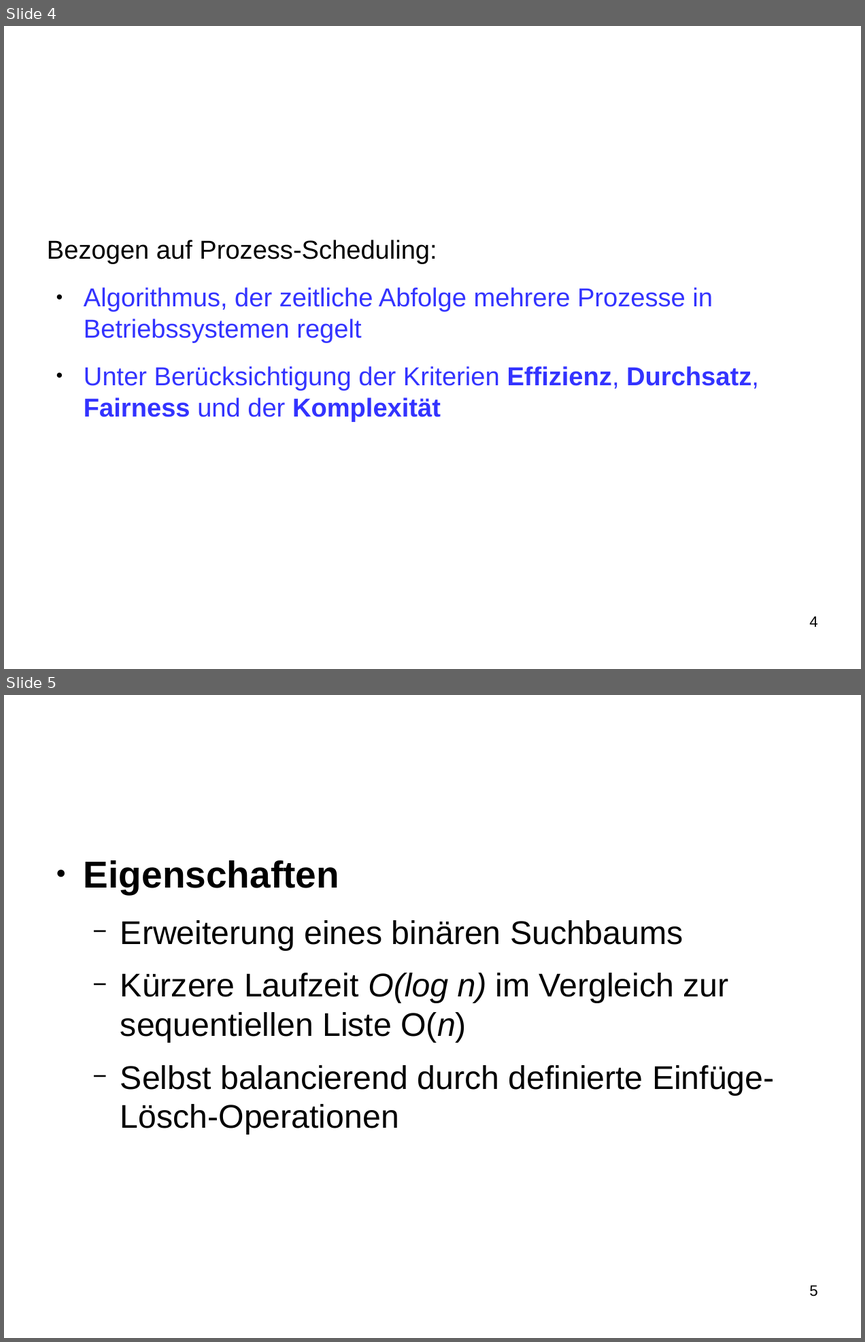
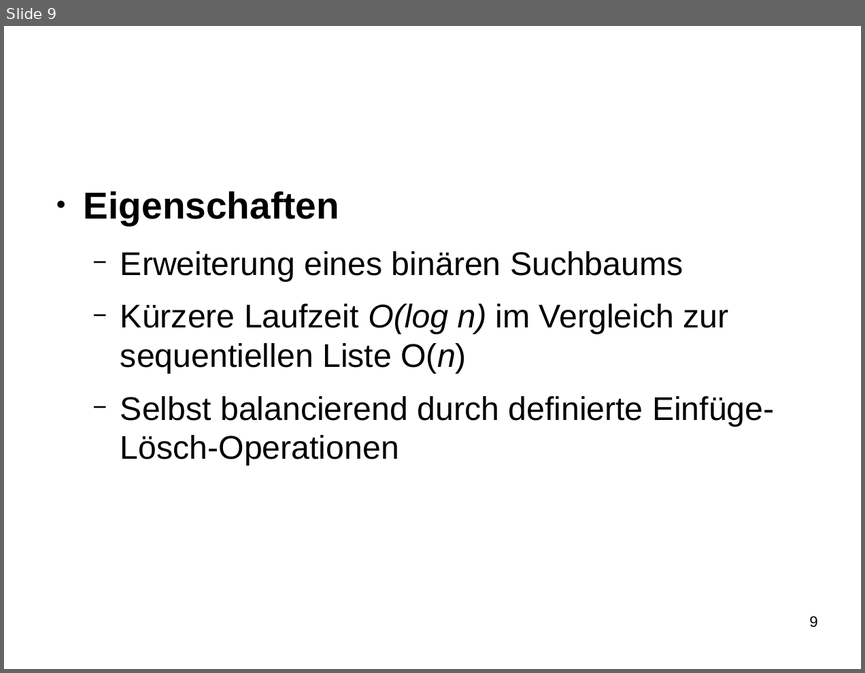
Before and after one commit to SeminararbeitCFS/main, a slide deck: vortrag/vortrag_CFS.odp. Shown one above the other, each under a label of ours: slides 4 and 5 before the commit, slide 9 after it. The pictures are 865x1342 and 865x673 pixels, drawn with LibreOffice and Linux fonts; fonts in the diff are those of the drawing; background and template pictures are left out. Boxes give left, top, right and bottom in pixels: in the first picture for what was removed or moved away, otherwise in the second. Text is boxed around its words. In the diff, an @@ line names an element or a change of style, - is before the commit and + after.

```diff
--- a/vortrag/vortrag_CFS.odp
+++ b/vortrag/vortrag_CFS.odp
@@ slide 4 removed at <box>4,26,861,669</box>, background #FFFFFF @@
@@ title removed at <box>47,46,644,161</box> @@
-Scheduling
-└ Prozesse
@@ text removed at <box>47,240,759,422</box> @@
-Bezogen auf Prozess-Scheduling:
-● Algorithmus, der zeitliche Abfolge mehrere Prozesse in Betriebssystemen regelt
-● Unter Berücksichtigung der Kriterien Effizienz, Durchsatz, Fairness und der Komplexität
@@ page number removed at <box>809,616,817,626</box> @@
-4
@@ what was slide 5 is now slide 9 @@
@@ page number at <box>809,616,817,627</box>: text changed @@
-5
+9
```
Also in this commit, not shown: 4 slides changed, 3 slides added, 6 other slides removed, 4 other files.
